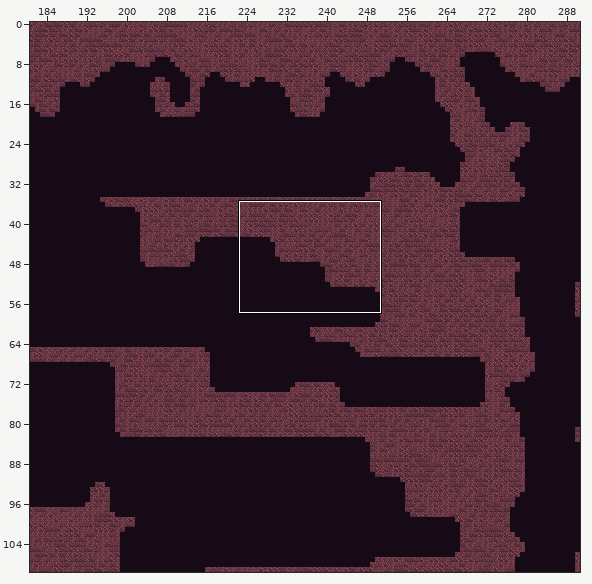
Two versions of a level (Tiled map, android/assets/maps/level1.tmx). The picture above shows the old version from afar; the outline marks the close-up.
Close-up. As it was:
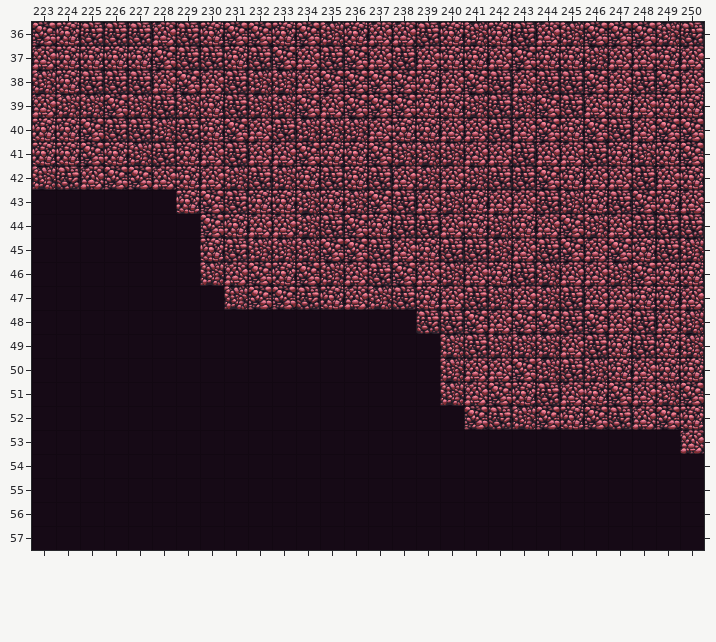
Cells are 64x64 px. Shown: x 223..250, y 36..57. The commit also changed other parts of the map, which this record leaves out.
The same view after the edit:
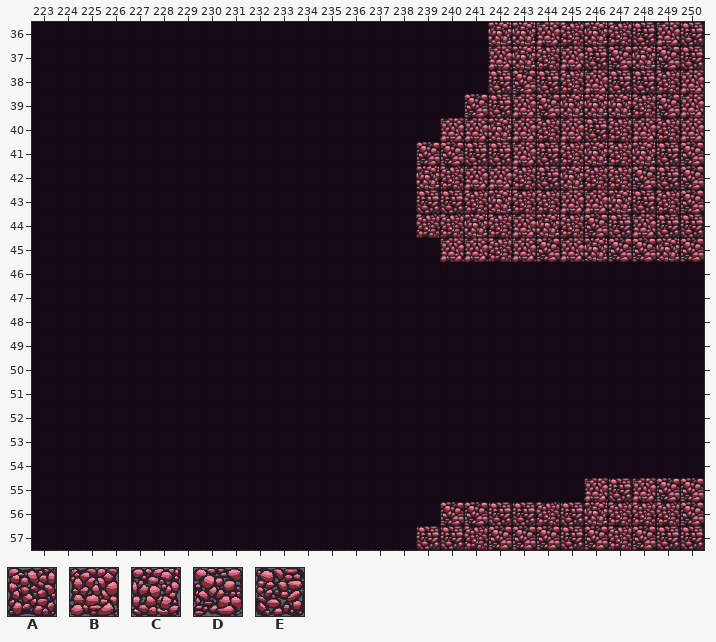
Key: from "tileMapGutter": A 5, B 6, C 7, D 8, E 9.
_ is an empty cell.
Edits made:
Layer "terrain":
y 36: x 223..241 DCEEEBECDDCDACBBECA -> ___________________; x 243 E -> C; x 246..249 DDDA -> CAEB
y 37: x 223..241 BCCCCDEECEDBEDBEBCC -> ___________________; x 243..250 DCCABBCB -> CABEDCDE
y 38: x 223..241 ACEEEBDBEAABDDDDCBD -> ___________________; x 243 B -> D; x 245..247 EDB -> ABE; x 249 D -> A
y 39: x 223..241 BAADAEACEAADBDDDCCA -> __________________D; x 243 A -> B; x 245..246 EB -> CC; x 248..250 BCC -> ADB
y 40: x 223..239 CCDEEAECDBEAAABCC -> _________________; x 242 E -> C; x 244..247 DCDE -> ABEA; x 249..250 DD -> AB
y 41: x 223..249 CCDCAECBEBBDCCDAAABBEBBECAC -> ________________DDEEBEACACE
y 42: x 223..244 AEBDDBCBAEACECEBABAEED -> ________________CABBAE; x 246..250 BBEBC -> AADED
y 43: x 229..250 CDECCACADEBACBBEACEDCB -> __________EEACAABBCEAD
y 44: x 230..240 DCBBAEDCEEB -> _________AA; x 243..248 CBDABE -> BCADEB
y 45: x 230..241 CEAAADDEBCEE -> __________BB; x 244..246 EDB -> DBC; x 248..250 CEA -> DCD
y 46: x 230..250 ABDCDABEDBABCEABBADCC -> _____________________
y 47: x 231..250 ADDECBAECBEABAEBBCCB -> ____________________
y 48: x 239..250 EEDBDDEDBEBA -> ____________
y 49: x 240..250 AEAAABECECA -> ___________
y 50: x 240..250 ABBDAEACBCC -> ___________
y 51: x 240..250 ABDCEBCDBAD -> ___________
y 52: x 241..250 DEADCDEBDC -> __________
y 53: x 250 B -> _
y 55: x 246..250 _____ -> BEBDD
y 56: x 240..250 ___________ -> DDEEAECAAAD
y 57: x 239..250 ____________ -> EEADDDEDADEE
